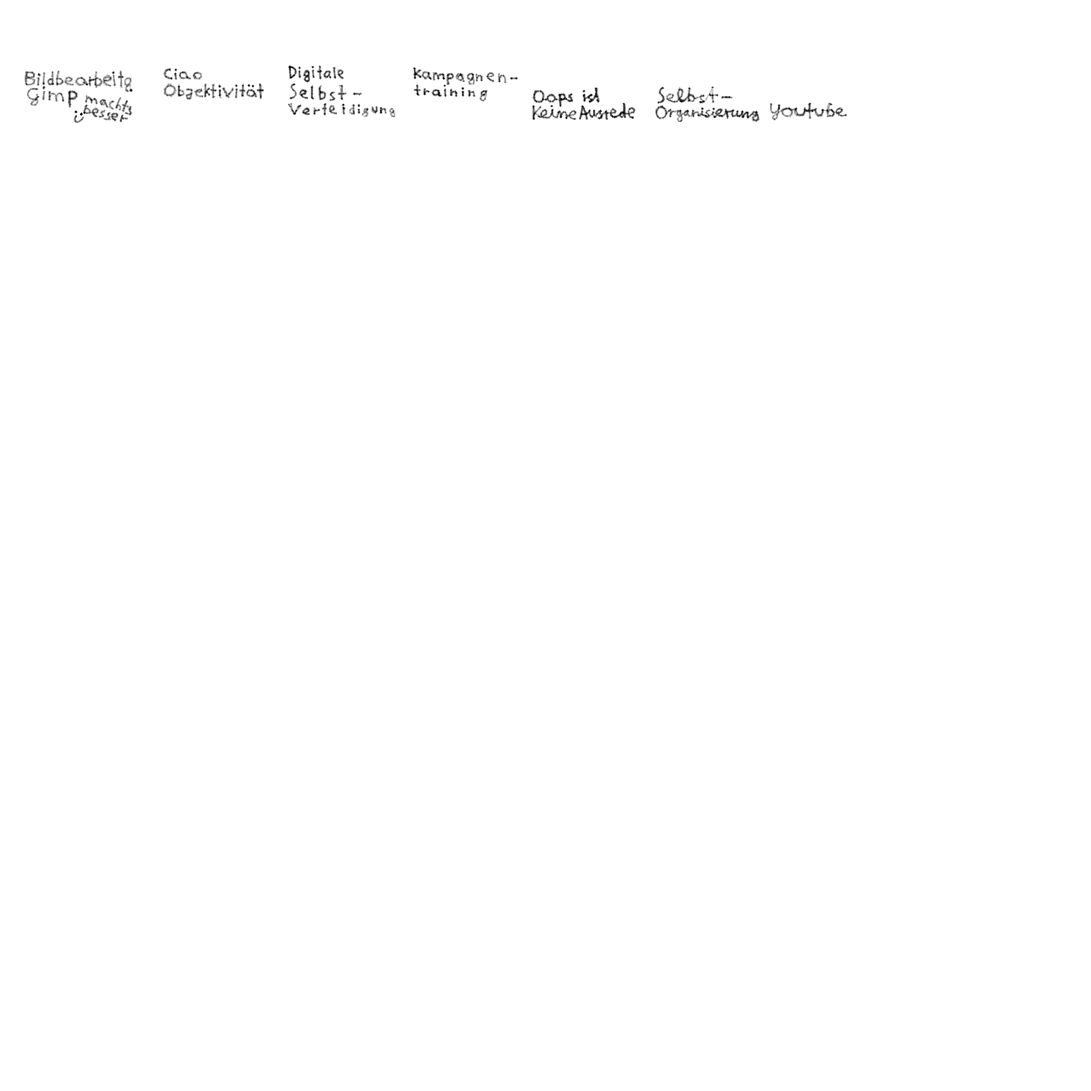
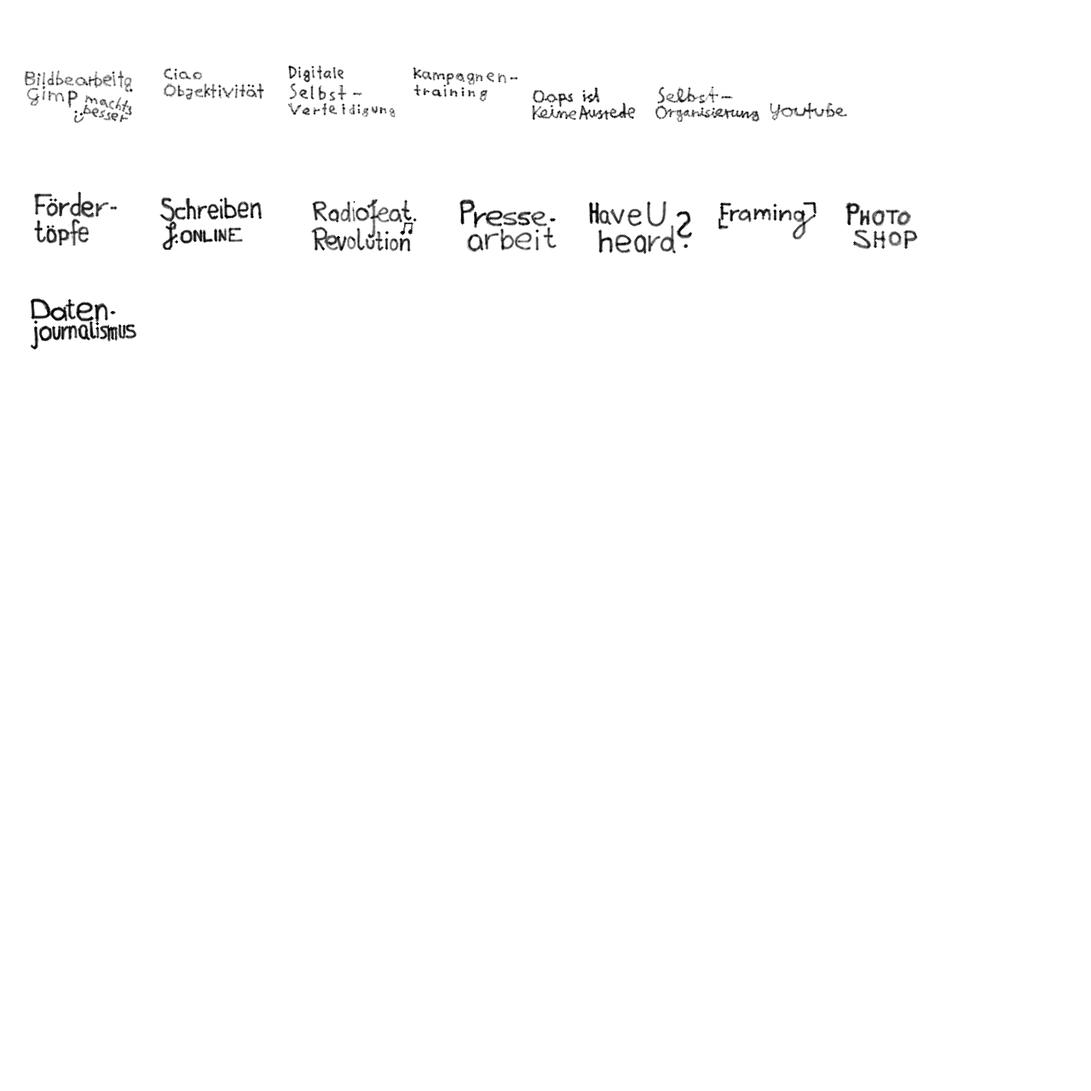
The second 1091 x 1091 image is a revision of the first. Changes to its layers:
added layer "Fördertöpfe.png" above "Schreiben Für Online.png" over box(34, 191, 117, 246)
added layer "Schreiben Für Online.png" above "Radiofeat Revolution.png" over box(159, 196, 262, 250)
added layer "Radiofeat Revolution.png" above "Pressearbeit.png" over box(311, 199, 417, 252)
added layer "Pressearbeit.png" above "PhotoShop.png" over box(459, 199, 557, 253)
added layer "PhotoShop.png" above "HaveUheard.png" over box(845, 202, 919, 250)
added layer "HaveUheard.png" above "Framing.png" over box(588, 201, 693, 255)
added layer "Framing.png" above "Datenjournalismus.png" over box(718, 201, 817, 241)
added layer "Datenjournalismus.png" above "youtube.png" over box(30, 298, 138, 350)
